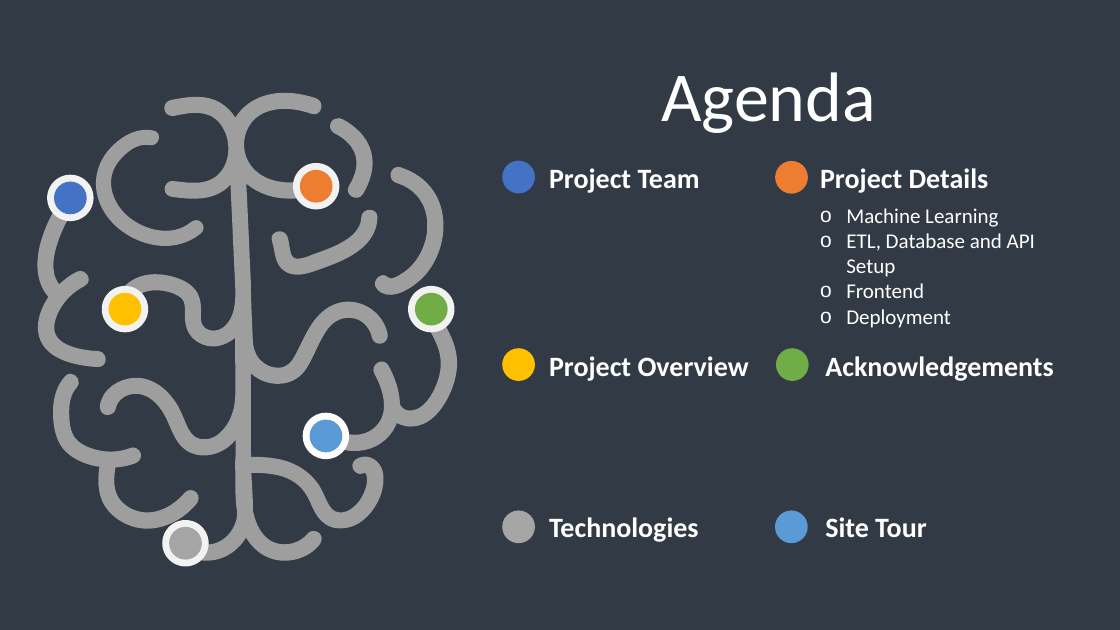
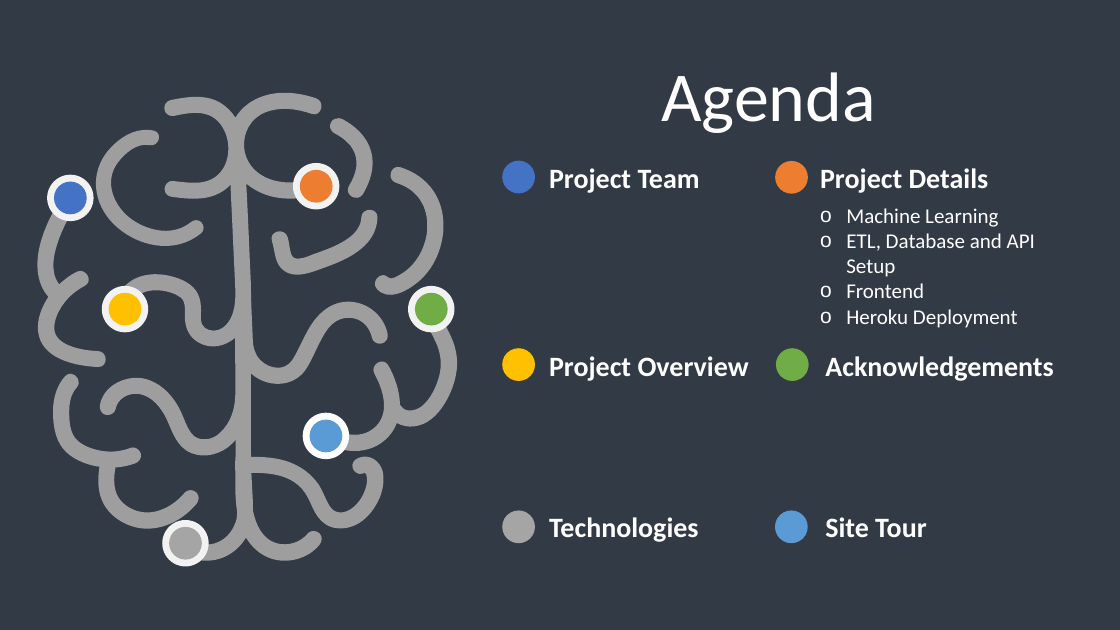
Before and after one commit to jcrettig/Final-Project---Group-1, a slide deck: slide 2 of BrainPPT.pptx. Drawn at 1120x630 pixels with LibreOffice and Linux fonts; fonts in the diff are those of the drawing. Boxes give left, top, right and bottom in pixels: in the first picture for what was removed or moved away, otherwise in the second. Text is boxed around its words. In the diff, an @@ line names an element or a change of style, - is before the commit and + after.

```diff
--- a/BrainPPT.pptx
+++ b/BrainPPT.pptx
@@ text at (846, 309, 1018, 328): text changed @@
-o Deployment
+o Heroku Deployment
```
Also in this commit, not shown: 4 other slides changed, 2 slides added, 3 slides removed.
